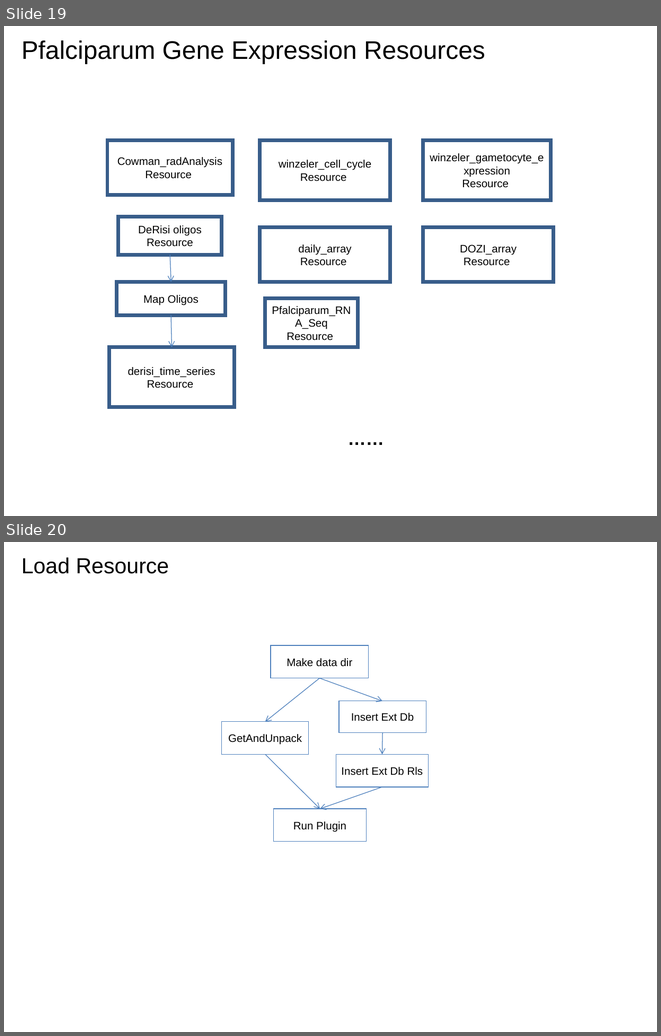
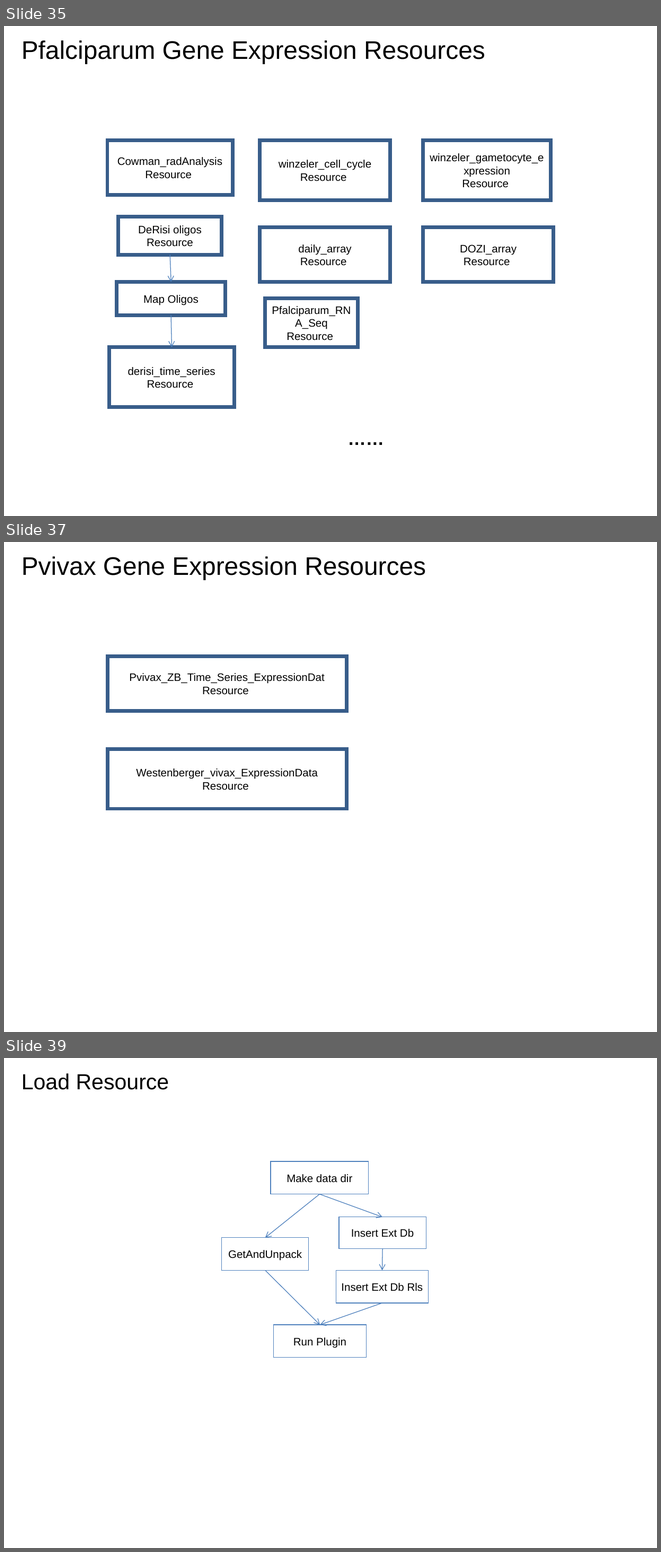
Before and after one commit to VEuPathDB/ApiCommonWorkflow, a slide deck: Main/doc/IntegratedWorkflow.ppt. Shown one above the other, each under a label of ours: slides 19 and 20 before the commit, slides 35, 37 and 39 after it; the slides between them are not shown. The pictures are 661x1036 and 661x1552 pixels, drawn with LibreOffice and Linux fonts; fonts in the diff are those of the drawing. Boxes give left, top, right and bottom in pixels: in the first picture for what was removed or moved away, otherwise in the second. Text is boxed around its words. In the diff, an @@ line names an element or a change of style, - is before the commit and + after.

```diff
--- a/Main/doc/IntegratedWorkflow.ppt
+++ b/Main/doc/IntegratedWorkflow.ppt
@@ slide 37 added at box(4, 542, 657, 1032), background #FFFFFF @@
@@ title added at box(21, 556, 426, 580), 28 pt, text #000000 @@
+Pvivax Gene Expression Resources
@@ rectangle added at box(107, 656, 347, 711), outline #385D8A 4 pt, 12 pt, text #000000 @@
+Pvivax_ZB_Time_Series_ExpressionDat Resource
@@ rectangle added at box(107, 749, 347, 809), outline #385D8A 4 pt, 12 pt, text #000000 @@
+Westenberger_vivax_ExpressionData Resource
@@ what was slide 19 is now slide 35 @@
@@ what was slide 20 is now slide 39 @@
```
Also in this commit, not shown: 18 other slides added.
